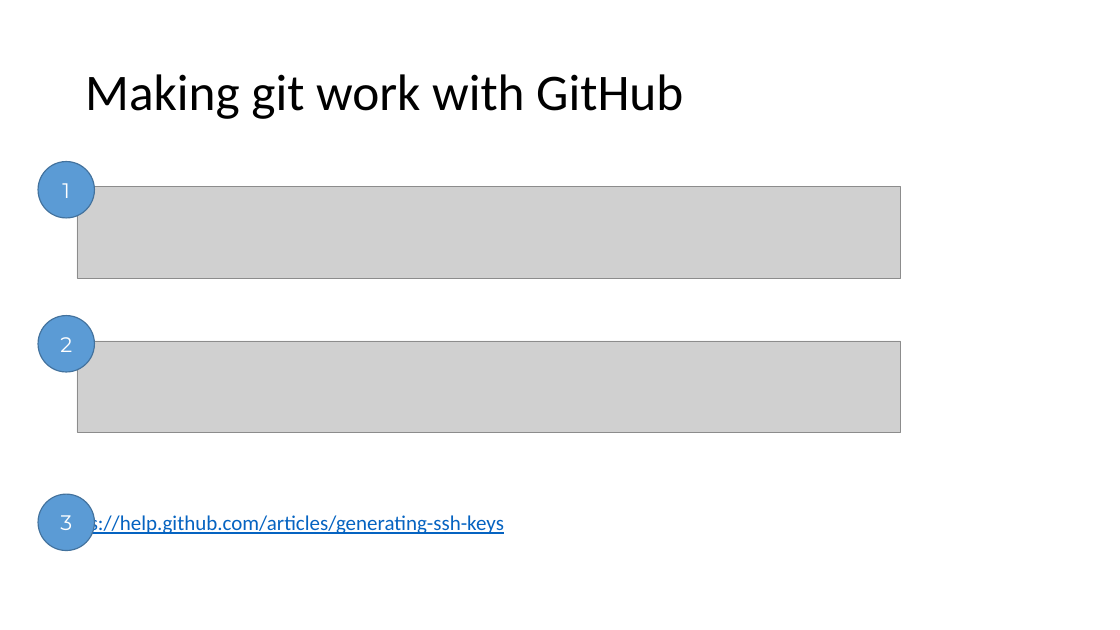
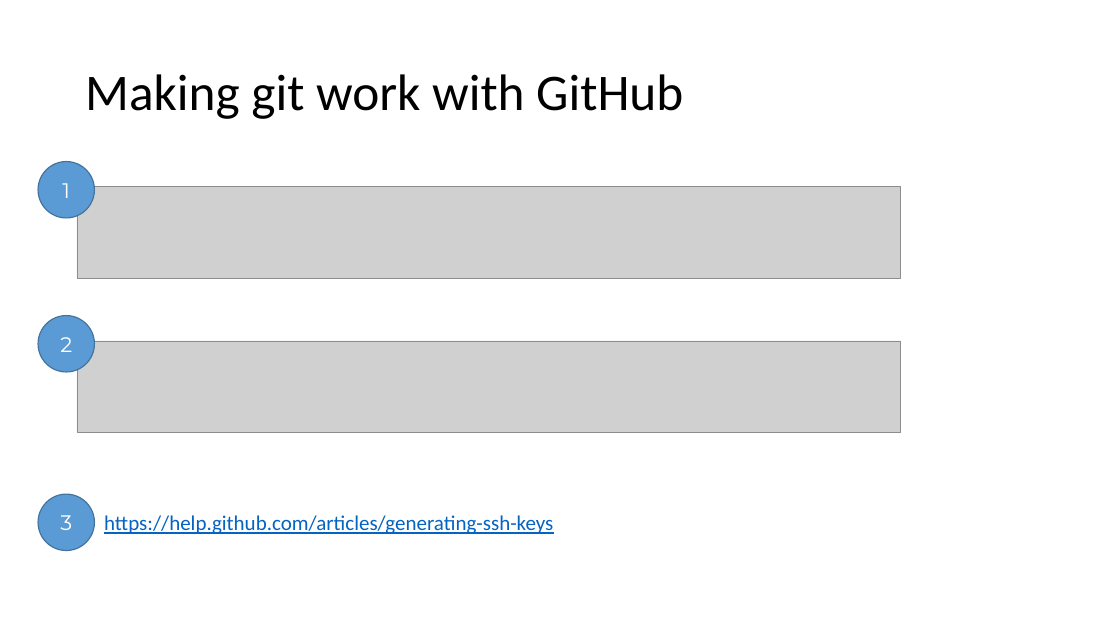
Before and after one commit to shabbir-hussain/ecse321tutF15, a slide deck: slide 13 of 01-EclipseAndGithub.pptx. Drawn at 1120x630 pixels with LibreOffice and Linux fonts; fonts in the diff are those of the drawing; grey boxes stand for pictures. Boxes give left, top, right and bottom in pixels: in the first picture for what was removed or moved away, otherwise in the second. Text is boxed around its words. In the diff, an @@ line names an element or a change of style, - is before the commit and + after.

```diff
--- a/01-EclipseAndGithub.pptx
+++ b/01-EclipseAndGithub.pptx
@@ text "https://help.github.com/articles/generating-ssh-keys" rewrapped from box(55, 513, 504, 537) to box(104, 515, 553, 534) @@
```
Also in this commit, not shown: 4 other slides changed.
